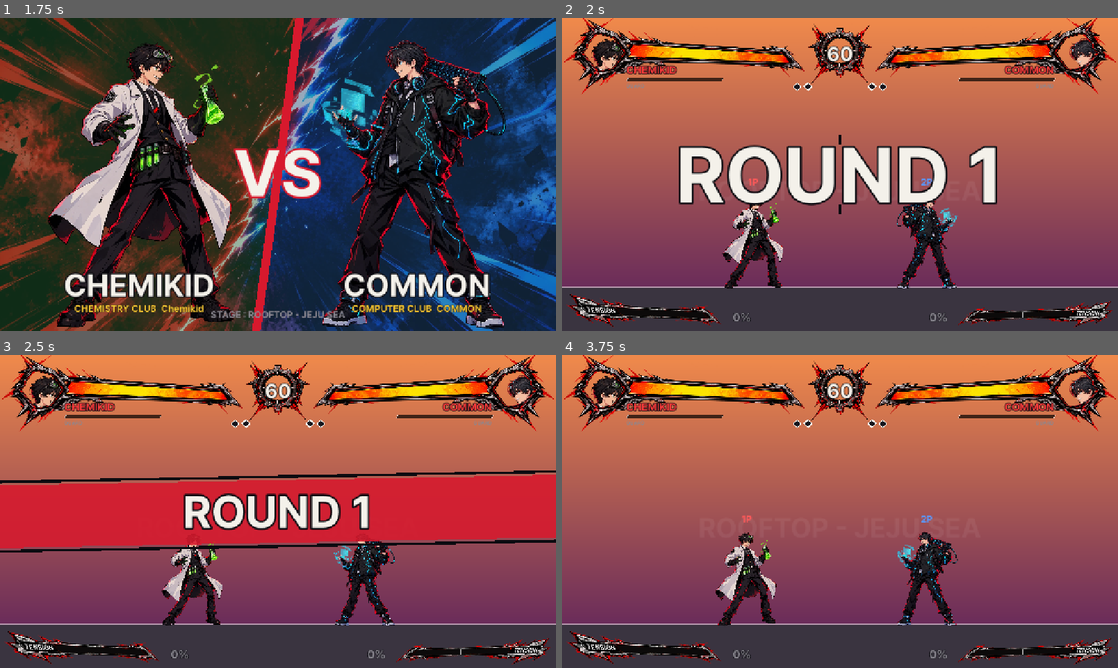
Above: before the commit, frames 1-4 (two rows, left to right).
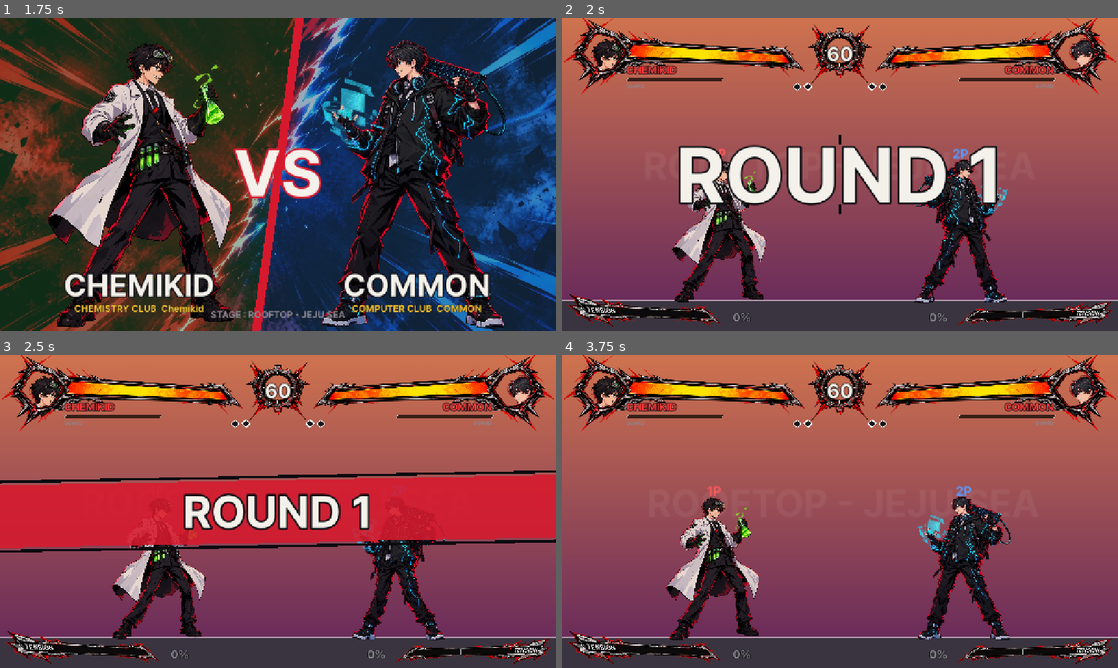
Above: after the commit, the same moments.

Repository: yukituki0/GGJSHS
Game: Godot game, scene res://scenes/battle.tscn
The game is run twice, just before and just after one commit, with the same random seed, the same clock (stepped at 60 frames per second) and the same inputs. This scene is started directly instead of the project's main scene.
Inputs:
- Up to frame 1 (1.75 s): tap Enter at 0.5 s; hold D 0.53-1.28 s; tap O (p1_hs) at 0.6 s; tap Space at 1.25 s; hold S from 1.28 s (still down); tap Y at 1.35 s
- Up to frame 2 (2 s): keep holding S
- Up to frame 3 (2.5 s): release S at 2.03 s; hold D from 2.03 s (still down); tap U at 2.1 s
- Up to frame 4 (3.75 s): release D at 2.78 s; hold W 2.78-3.53 s; tap I at 2.85 s; hold A (p1_left) from 3.53 s (still down); tap H at 3.6 s

Frame 1 is identical in both runs. In frame 2, 24% of the frame differs, in the area x 0-100%, y 0-92%; in frame 3, 22%; in frame 4, 24%.

Commit message:
캐릭터를 길티기어처럼 크게: 따라가며 확대하는 카메라 + 새 캐릭터 3명
- 카메라가 두 캐릭터를 따라가며 최대 1.5배 확대 (멀어지거나 높이 뛰면 줄어듦, 판정/거리는 그대로)
- HUD/입력 표시는 CanvasLayer로 옮겨서 확대 영향 없음, 타격 이펙트는 화면 좌표로 변환
- 그림 크기 0.145 → 0.16
- GLOBE, ROOT2, SEED 그림/얼굴 위치/뼈대 추가
- ART_GUIDE: 캐릭터별 자세 프롬프트 (6명 x 6자세)

Co-Authored-By: Claude Opus 5.5 <noreply@anthropic.com>
Claude-Session: https://claude.ai/code/session_01DkxNRghxDBAgHYk82cYTSd

Diff:
--- a/scenes/battle.tscn
+++ b/scenes/battle.tscn
@@ -7,10 +7,10 @@
 [node name="Battle" type="Node2D"]
 script = ExtResource("1_match")
 
-[node name="Hud" type="Node2D" parent="."]
-z_index = 5
+[node name="HudLayer" type="CanvasLayer" parent="."]
+
+[node name="Hud" type="Node2D" parent="HudLayer"]
 script = ExtResource("3_hud")
 
-[node name="InputDebug" type="Node2D" parent="."]
-z_index = 10
+[node name="InputDebug" type="Node2D" parent="HudLayer"]
 script = ExtResource("2_input_debug")
--- a/scripts/battle_hud.gd
+++ b/scripts/battle_hud.gd
@@ -6,7 +6,7 @@
 const HP_H := 30.0
 const SKEW := 14.0
 
-@onready var m: Match = get_parent()
+@onready var m: Match = owner  # HUD는 카메라 영향을 안 받게 CanvasLayer 안에 있다
 
 var _trail := { 1: 0.0, 2: 0.0 }  # 빨간 "방금 깎인 체력" 표시 (천천히 따라 줄어든다)
 var _tex := {}                     # HUD 그림 (assets/ui/hud_*.png). 하나라도 없으면 코드로 그린 HUD 사용
@@ -351,11 +351,16 @@
 			Style.GOLD if rc_ready else Style.GRAY, HORIZONTAL_ALIGNMENT_CENTER, 74, 5)
 
 
+## 게임 세계 좌표 → 화면 좌표 (카메라가 따라가며 확대하므로)
+func _to_screen(world_pos: Vector2) -> Vector2:
+	return get_viewport().get_canvas_transform() * world_pos
+
+
 # ── 타격 이펙트 ───────────────────────────────────────────
 func _draw_sparks() -> void:
 	# 맞으면 금색 별, 막히면 하늘색 원
 	for spark in m.sparks:
-		var pos: Vector2 = spark[0]
+		var pos := _to_screen(spark[0])
 		var t: float = spark[1] / 10.0
 		if spark[2]:
 			draw_arc(pos, 30 * (1.5 - t), 0, TAU, 24, Color(Style.CYAN, t), 5.0)
@@ -372,7 +377,7 @@
 	var t := 1.0 - float(m.superflash) / Match.SUPERFLASH_FRAMES  # 0 → 1
 	draw_rect(Rect2(-20, -20, 1320, 760), Color(0, 0, 0, 0.55))
 	# 캐릭터 주변 빛
-	var center := f.position + Vector2(0, -80)
+	var center := _to_screen(f.position + Vector2(0, -80))
 	draw_circle(center, 60 + t * 500, Color(f.color, 0.25 * (1.0 - t)))
 	# 화면을 가로지르는 띠 + 일러스트 + 기술 이름
 	var from_left := f.player == 1
--- a/scripts/game.gd
+++ b/scripts/game.gd
@@ -31,7 +31,7 @@
 	},
 	{
 		"id": "globe", "name": "GLOBE", "club": ["EARTH SCIENCE CLUB  Globe", "지구과학 동아리  Globe"],
-		"color": Color("e08a3c"), "script": "res://scripts/characters/globe.gd",
+		"color": Color("e08a3c"), "script": "res://scripts/characters/globe.gd", "face": Vector3(0.56, 0.17, 0.24),
 	},
 	{
 		"id": "chaos", "name": "CHAOS", "club": ["PHYSICS CLUB  Chaos", "물리 동아리  Chaos"],
@@ -39,11 +39,11 @@
 	},
 	{
 		"id": "root2", "name": "ROOT2", "club": ["MATH CLUB  Root2", "수학 동아리  Root2"],
-		"color": Color("e8d84a"), "script": "res://scripts/characters/root2.gd",
+		"color": Color("e8d84a"), "script": "res://scripts/characters/root2.gd", "face": Vector3(0.575, 0.255, 0.24),
 	},
 	{
 		"id": "seed", "name": "SEED", "club": ["BIOLOGY CLUB  Seed", "생명 동아리  Seed"],
-		"color": Color("ff7ab8"), "script": "res://scripts/characters/seed.gd",
+		"color": Color("ff7ab8"), "script": "res://scripts/characters/seed.gd", "face": Vector3(0.585, 0.195, 0.24),
 	},
 ]
 
--- a/scripts/match.gd
+++ b/scripts/match.gd
@@ -43,7 +43,7 @@
 var _training_idle := { 1: 0, 2: 0 }  # 트레이닝: 안 맞고 지난 프레임 (체력 회복용)
 var _stage_texture: Texture2D
 
-@onready var _input_debug: Node2D = $InputDebug
+@onready var _input_debug: Node2D = $HudLayer/InputDebug
 
 
 func _ready() -> void:
@@ -453,6 +453,30 @@
 		_camera.offset = Vector2(randf_range(-6, 6), randf_range(-6, 6))
 	else:
 		_camera.offset = Vector2.ZERO
+	_update_camera()
+
+
+## 카메라: 두 캐릭터를 따라가며 확대 (길티기어처럼 캐릭터가 크게 보이게)
+## 가까우면 최대 CAMERA_MAX_ZOOM배, 멀어지거나 높이 뛰면 둘 다 보이도록 줄인다 (최소 1배 = 스테이지 전체)
+## 게임 판정/거리는 그대로이고 보이는 크기만 바뀐다
+const CAMERA_MAX_ZOOM := 1.5
+const CAMERA_MARGIN := 260.0     # 캐릭터 바깥으로 보여줄 여유 (가로)
+const CAMERA_GROUND_SCREEN_Y := 650.0  # 바닥이 화면에서 이 높이에 오게
+
+
+func _update_camera() -> void:
+	if p1 == null or p2 == null:
+		return
+	var dist := absf(p1.position.x - p2.position.x)
+	var zoom := clampf(1280.0 / (dist + CAMERA_MARGIN * 2.0), 1.0, CAMERA_MAX_ZOOM)
+	var top := minf(p1.position.y, p2.position.y) - 280.0  # 머리 위 여유
+	zoom = clampf(minf(zoom, CAMERA_GROUND_SCREEN_Y / maxf(1.0, GROUND_Y - top)), 1.0, CAMERA_MAX_ZOOM)
+	var z := lerpf(_camera.zoom.x, zoom, 0.08)
+	_camera.zoom = Vector2(z, z)
+	var half := Vector2(640.0, 360.0) / z
+	var x := clampf((p1.position.x + p2.position.x) / 2.0, half.x, 1280.0 - half.x)
+	var y := clampf(GROUND_Y - (CAMERA_GROUND_SCREEN_Y - 360.0) / z, half.y, 720.0 - half.y)
+	_camera.position = Vector2(x, y)
 
 
 # ── 그리기 ───────────────────────────────────────────────
--- a/scripts/puppet.gd
+++ b/scripts/puppet.gd
@@ -24,7 +24,7 @@
 
 var texture: Texture2D
 var rig: Dictionary
-var scale := 0.145        # 그림 픽셀 → 게임 화면 크기
+var scale := 0.16         # 그림 픽셀 → 게임 화면 크기 (피격 판정보다 조금 크게: 머리가 판정 위로 나옴)
 
 var _points := PackedVector2Array()   # 그물 점 (그림 픽셀 좌표, 쉬는 자세)
 var _uvs := PackedVector2Array()
--- a/scripts/rigs.gd
+++ b/scripts/rigs.gd
@@ -38,6 +38,36 @@
 			"fl_hip": Vector2(600, 720), "fl_kn": Vector2(720, 1050), "fl_ft": Vector2(870, 1410),
 		},
 	},
+	"globe": {
+		"anchor": Vector2(520, 1500),
+		"joints": {
+			"hip": Vector2(500, 640), "neck": Vector2(530, 300), "head": Vector2(560, 170),
+			"ba_sh": Vector2(380, 320), "ba_el": Vector2(260, 480), "ba_ha": Vector2(220, 640),
+			"fa_sh": Vector2(650, 330), "fa_el": Vector2(760, 480), "fa_ha": Vector2(870, 410),
+			"bl_hip": Vector2(430, 700), "bl_kn": Vector2(330, 1050), "bl_ft": Vector2(150, 1430),
+			"fl_hip": Vector2(580, 700), "fl_kn": Vector2(700, 1050), "fl_ft": Vector2(870, 1430),
+		},
+	},
+	"root2": {
+		"anchor": Vector2(570, 1420),
+		"joints": {
+			"hip": Vector2(560, 690), "neck": Vector2(560, 330), "head": Vector2(580, 250),
+			"ba_sh": Vector2(450, 380), "ba_el": Vector2(380, 500), "ba_ha": Vector2(300, 520),
+			"fa_sh": Vector2(680, 380), "fa_el": Vector2(800, 460), "fa_ha": Vector2(930, 500),
+			"bl_hip": Vector2(500, 740), "bl_kn": Vector2(380, 1000), "bl_ft": Vector2(230, 1350),
+			"fl_hip": Vector2(640, 740), "fl_kn": Vector2(790, 1000), "fl_ft": Vector2(900, 1360),
+		},
+	},
+	"seed": {
+		"anchor": Vector2(530, 1500),
+		"joints": {
+			"hip": Vector2(540, 700), "neck": Vector2(540, 300), "head": Vector2(560, 180),
+			"ba_sh": Vector2(380, 340), "ba_el": Vector2(250, 540), "ba_ha": Vector2(120, 650),
+			"fa_sh": Vector2(690, 330), "fa_el": Vector2(790, 450), "fa_ha": Vector2(850, 410),
+			"bl_hip": Vector2(480, 760), "bl_kn": Vector2(330, 1100), "bl_ft": Vector2(180, 1430),
+			"fl_hip": Vector2(620, 760), "fl_kn": Vector2(730, 1100), "fl_ft": Vector2(880, 1430),
+		},
+	},
 }
 
 
Binary file added: assets/characters/globe.png
Binary file added: assets/characters/root2.png
Binary file added: assets/characters/seed.png
Not shown, changed: docs/ART_GUIDE.md
